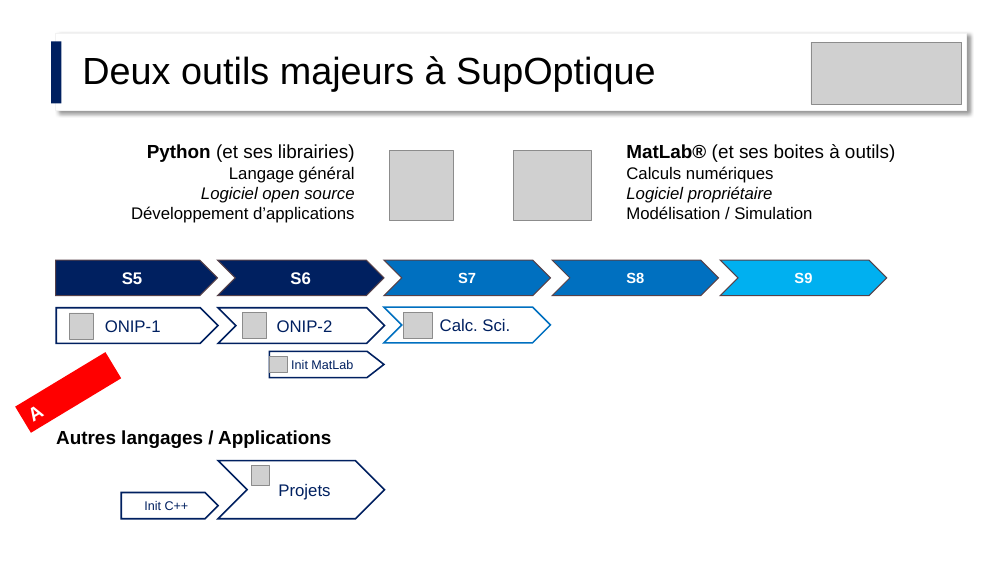
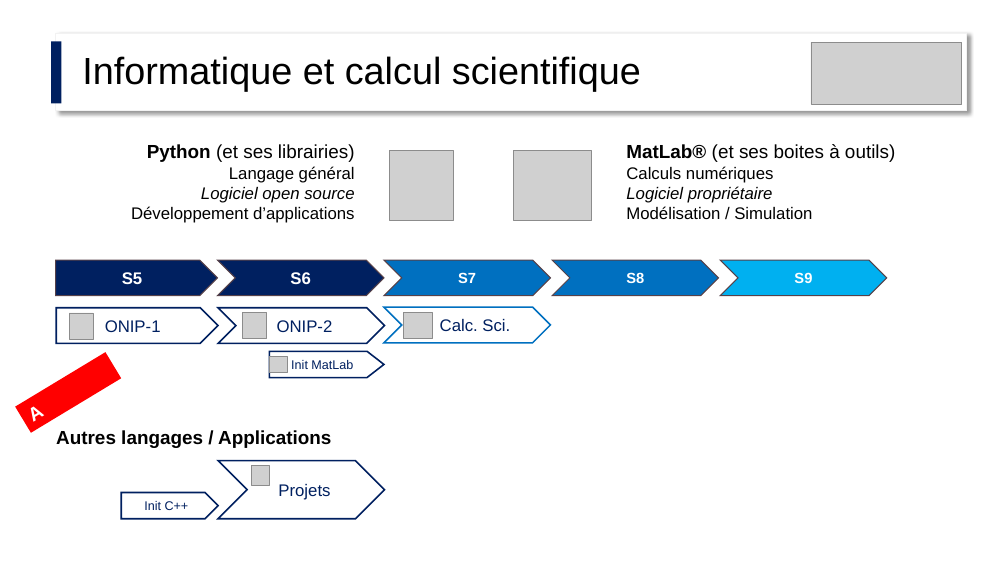
Before and after one commit to jvillemejane/jvillemejane, a slide deck: slide 8 of Presentations/2024_COPERF_Informatique.pptx (slide 6 before the commit). Drawn at 1008x567 pixels with LibreOffice and Linux fonts; fonts in the diff are those of the drawing; grey boxes stand for pictures; background and template pictures are left out. Boxes give left, top, right and bottom in pixels: in the first picture for what was removed or moved away, otherwise in the second. Text is boxed around its words. In the diff, an @@ line names an element or a change of style, - is before the commit and + after.

```diff
--- a/Presentations/2024_COPERF_Informatique.pptx
+++ b/Presentations/2024_COPERF_Informatique.pptx
@@ text at box(82, 56, 641, 91): text changed @@
-Deux outils majeurs à SupOptique
+Informatique et calcul scientifique
```
Also in this commit, not shown: 4 other slides changed, 6 slides added, 11 slides removed.
